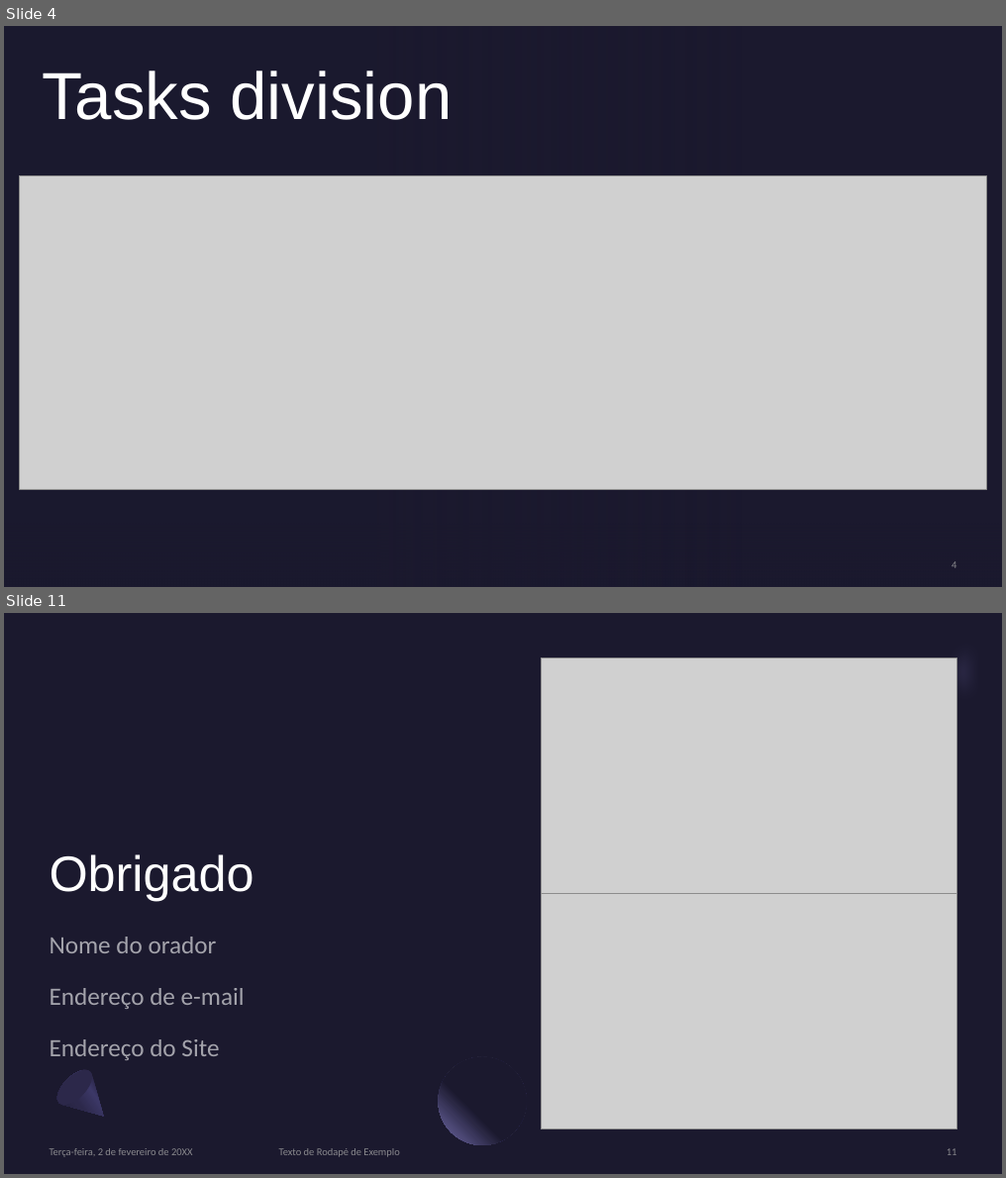
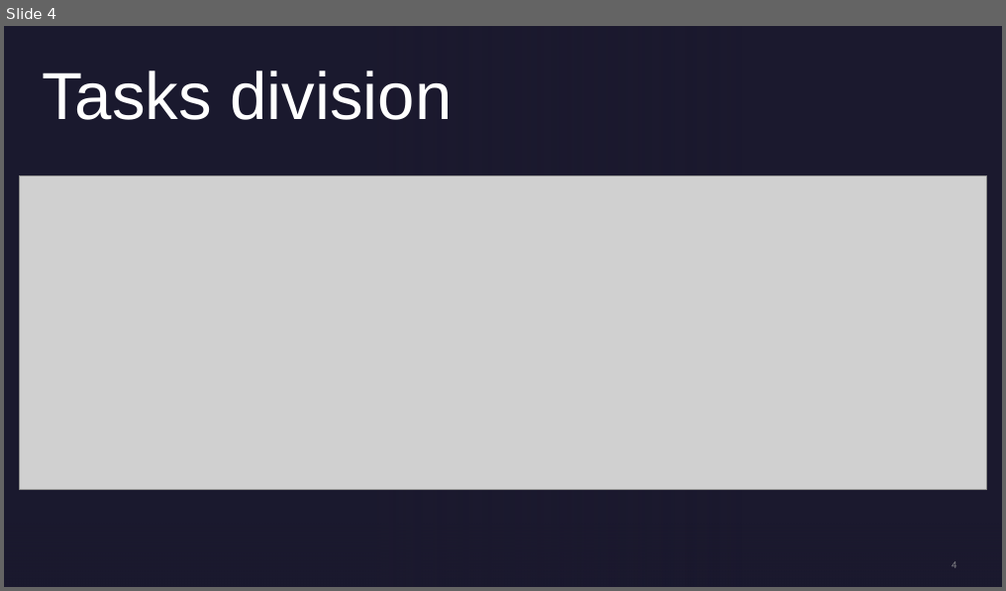
Before and after one commit to LourencoMelo/ISEP-EAPLI, a slide deck: eapli.base/docs/1191419/US9002/US9002PP.pptx. Shown one above the other, each under a label of ours: slides 4 and 11 before the commit, slide 4 after it; the slides between them are not shown. The pictures are 1006x1178 and 1006x591 pixels, drawn with LibreOffice and Linux fonts; fonts in the diff are those of the drawing; grey boxes stand for pictures; background and template pictures are left out. Boxes give left, top, right and bottom in pixels: in the first picture for what was removed or moved away, otherwise in the second. Text is boxed around its words. In the diff, an @@ line names an element or a change of style, - is before the commit and + after.

```diff
--- a/eapli.base/docs/1191419/US9002/US9002PP.pptx
+++ b/eapli.base/docs/1191419/US9002/US9002PP.pptx
@@ slide 11 removed at [4, 613, 1002, 1174], background #1B192E @@
@@ freeform shape removed at [909, 613, 1002, 735] @@
@@ picture removed at [541, 658, 957, 894] @@
@@ ellipse removed at [957, 697, 991, 731] @@
@@ title removed at [50, 855, 254, 901] @@
-Obrigado
@@ picture removed at [541, 894, 957, 1130] @@
@@ subtitle removed at [50, 937, 245, 1060] @@
-Nome do orador
-Endereço de e-mail
-Endereço do Site
@@ ellipse removed at [439, 1058, 527, 1146] @@
@@ freeform shape removed at [52, 1064, 119, 1133] @@
@@ ellipse removed at [52, 1064, 99, 1112] @@
@@ text removed at [50, 1149, 192, 1157] @@
-Terça-feira, 2 de fevereiro de 20XX
@@ text removed at [279, 1149, 399, 1157] @@
-Texto de Rodapé de Exemplo
@@ page number removed at [946, 1149, 957, 1156] @@
-11
```
Also in this commit, not shown: 2 slides changed, 1 slide added, 5 other slides removed.
